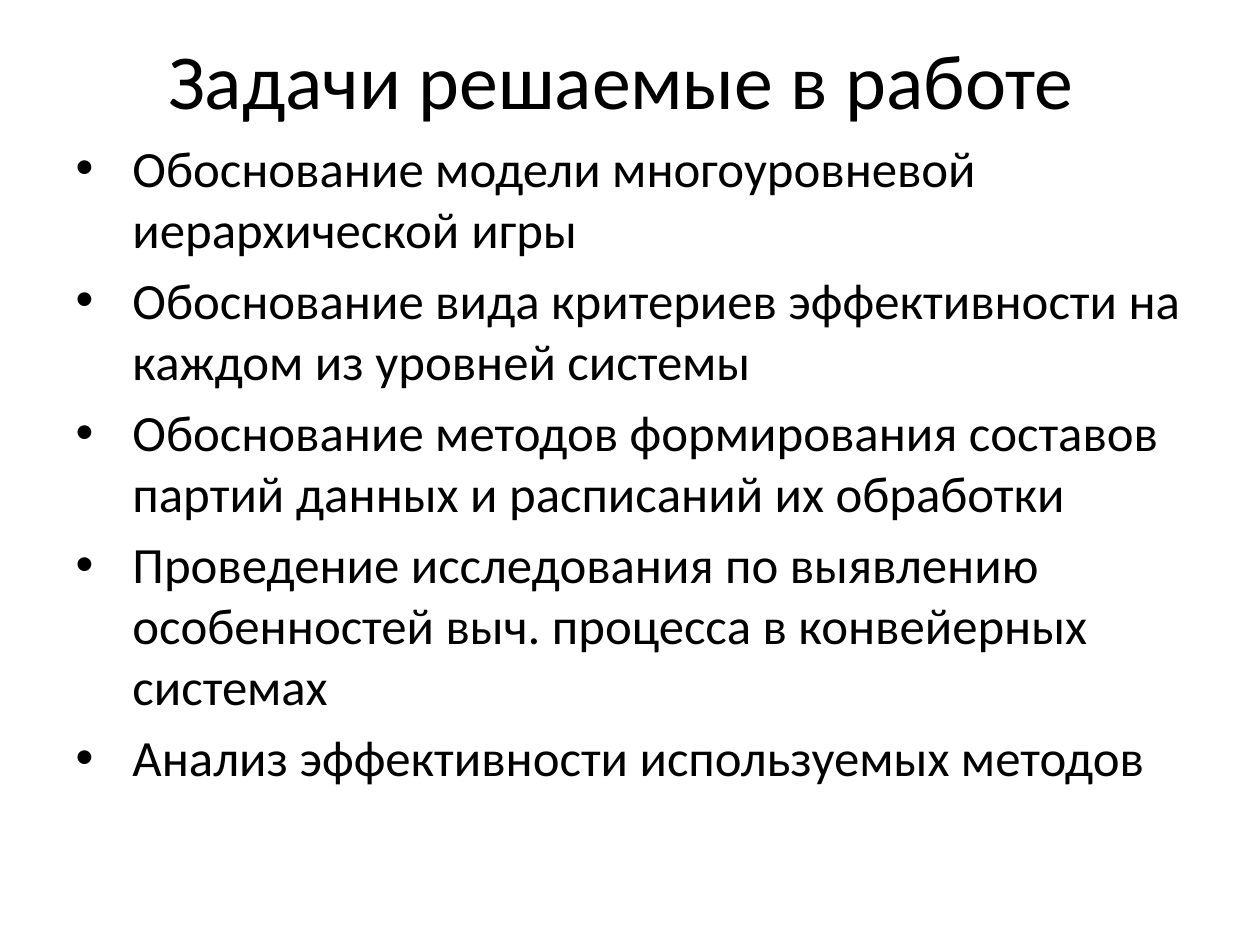
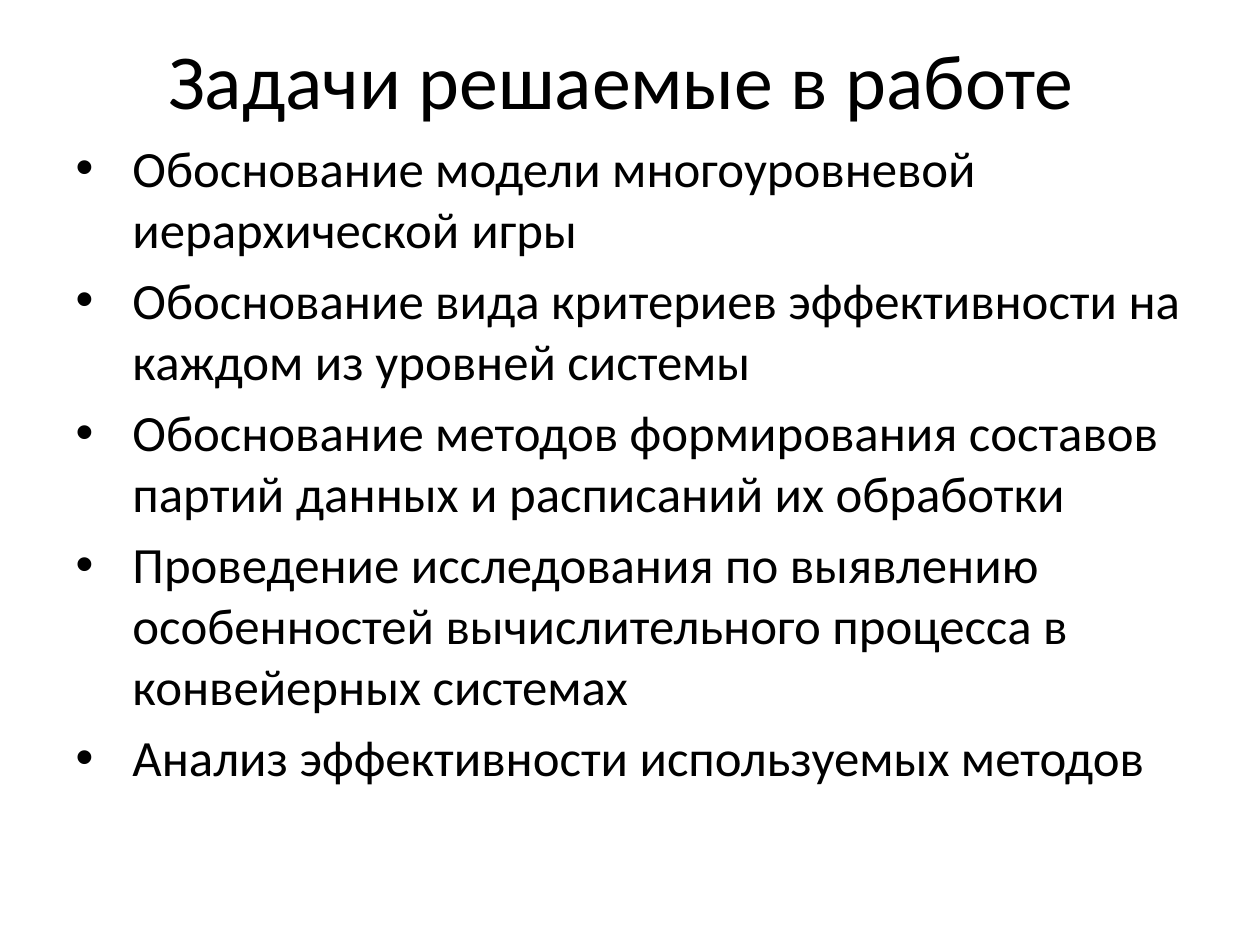
Before and after one commit to sasha2567/diplom, a slide deck: slide 3 of К защите/Саша/В диплом/На защиту/На защиту.pptx. Drawn at 1260x945 pixels with LibreOffice and Linux fonts; fonts in the diff are those of the drawing. Boxes give left, top, right and bottom in pixels: in the first picture for what was removed or moved away, otherwise in the second. Text is boxed around its words. In the diff, an @@ line names an element or a change of style, - is before the commit and + after.

```diff
--- a/К защите/Саша/В диплом/На защиту/На защиту.pptx
+++ b/К защите/Саша/В диплом/На защиту/На защиту.pptx
@@ text at <box>132,550,1067,714</box>: text changed @@
-• Проведение исследования по выявлению особенностей выч. процесса в конвейерных системах
+• Проведение исследования по выявлению особенностей вычислительного процесса в конвейерных системах
```
Also in this commit, not shown: 9 other slides changed, 1 other file.
